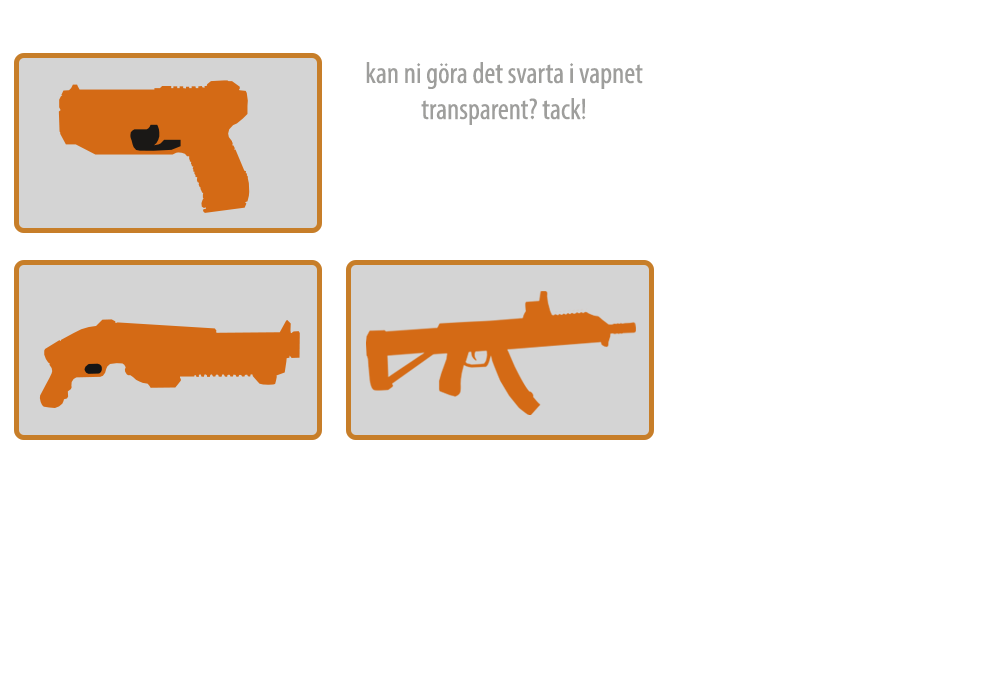
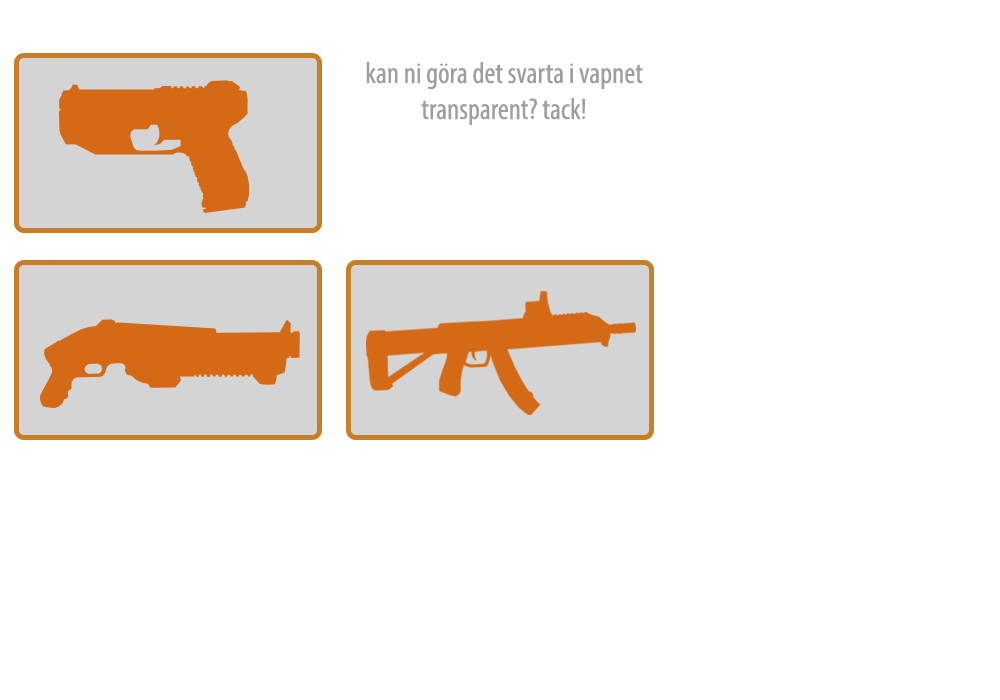
Layers edited between the first and the second w=1000, h=700 image:
painted on "Shotgun Rectangle 2", masked it over [84, 363, 102, 374]
painted on "Shotgun Rectangle", masked it over [84, 363, 102, 374]
painted on "Pistol Rectangle 2", masked it over [130, 86, 192, 151]
painted on "Pistol Rectangle", masked it over [130, 86, 192, 151]
removed layer "Shotgun2" over [84, 363, 102, 374]
painted on "Shotgun", masked it over [84, 363, 102, 374]
removed layer "Pistol2" over [130, 124, 181, 151]
painted on "Pistol", masked it over [130, 86, 192, 151]
